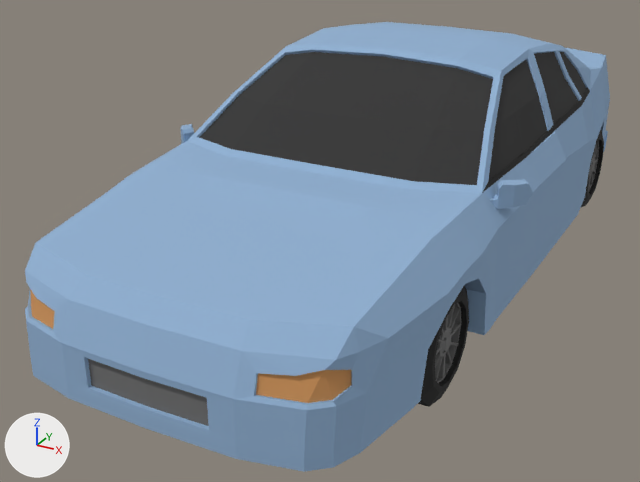
The glTF model www/assets/models/Car.glb as it was, and as the next commit left it.
Rendered twice from a 50 mm lens placed at (1.8, -4.11, 2.04), pointed at (-0.27, -0.36, 0.16). The lights are fixed; the arrows at lower left show +X, +Y and +Z. The picture after the commit comes second. Vertices at exactly the same position are counted once.

The first picture shows 'NormalCar1_BackWheels_Cube.011', 'NormalCar1_Cube.012', 'NormalCar1_FrontLeftWheel_Cube.007'.
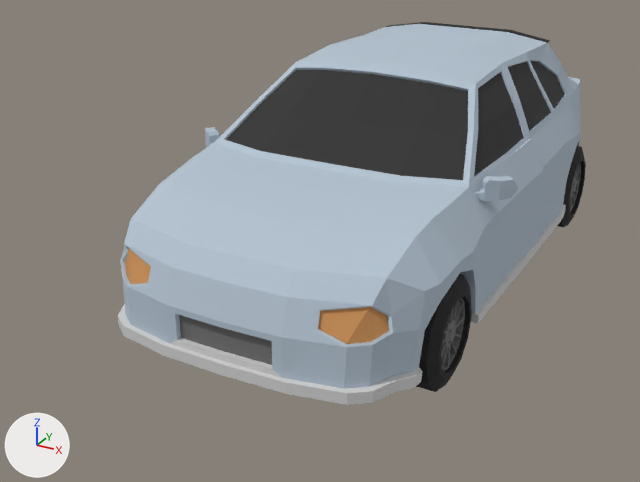
Patch to the scene script:
```diff
--- a/www/assets/models/Car.glb.py
+++ b/www/assets/models/Car.glb.py
@@ me_normalcar1_cube_012_mesh @@
-me_normalcar1_cube_012_mesh.from_pydata(...)  # 643 vertices, 1274 faces; spans x -0.9..0.9, y -2.11..2.11, z 0.17..1.18
-me_normalcar1_cube_012_mesh.materials.append(mat_blue)  # blue #90b0d1
+me_normalcar1_cube_012_mesh.from_pydata(...)  # 726 vertices, 1442 faces; spans x -0.82..0.82, y -1.66..1.65, z 0.14..1.12
+# me_normalcar1_cube_012_mesh part 1: the loose piece of 28 vertices spanning x 0.74..0.9, y -0.8..-0.6, z 0.69..0.8 is moved by (-0.09, 0.08, -0.02), in mat_lightblue (pale blue #b4c3d1)
+# me_normalcar1_cube_012_mesh part 2: the loose piece of 28 vertices spanning x -0.9..-0.74, y -0.8..-0.6, z 0.69..0.8 is moved by (0.09, 0.08, -0.02), in mat_lightblue (pale blue #b4c3d1)
+# me_normalcar1_cube_012_mesh part 3: the loose piece of 587 vertices spanning x -0.85..0.85, y -2.11..2.11, z 0.17..1.18 is rebuilt with 670 vertices and now spans x -0.76..0.76, y -1.66..1.65, z 0.14..1.12
 me_normalcar1_cube_012_mesh.materials.append(mat_windows)
@@ me_normalcar1_cube_012_mesh @@
 me_normalcar1_cube_012_mesh.materials.append(mat_taillights)
+me_normalcar1_cube_012_mesh.materials.append(mat_lightblue)  # pale blue #b4c3d1
+me_normalcar1_cube_012_mesh.materials.append(mat_material_007)  # light grey #d1d1d1
@@ ob_normalcar1_backwheels_cube_011 @@
-ob_normalcar1_backwheels_cube_011 = bpy.data.objects.new('NormalCar1_BackWheels_Cube.011', me_normalcar1_backwheels_cube_011_mesh)
@@ ob_normalcar1_frontleftwheel_cube_007 @@
-ob_normalcar1_frontleftwheel_cube_007 = bpy.data.objects.new('NormalCar1_FrontLeftWheel_Cube.007', me_normalcar1_frontleftwheel_cube_007_mesh)
@@ ob_normalcar2_frontleftwheel_cylinder_015 @@
+ob_normalcar2_frontleftwheel_cylinder_015 = bpy.data.objects.new('NormalCar2_FrontLeftWheel_Cylinder.015', me_normalcar2_frontleftwheel_cylinder_015_mesh)  # 212 vertices, 420 faces; spans x 0.569..0.749, y -1.288..-0.793, z -0.028..0.467; in mat_grey (grey #707070), mat_black (black #1b1b1b)
+ob_normalcar2_frontleftwheel_cylinder_015.location = (0.0, 0.0, 0.0)
@@ ob_normalcar2_backwheels_cylinder_003 @@
+ob_normalcar2_backwheels_cylinder_003 = bpy.data.objects.new('NormalCar2_BackWheels_Cylinder.003', me_normalcar2_backwheels_cylinder_003_mesh)  # 424 vertices, 840 faces; spans x -0.748..0.749, y 0.708..1.203, z -0.028..0.467; in mat_black (black #1b1b1b), mat_grey (grey #707070)
+ob_normalcar2_backwheels_cylinder_003.location = (0.0, 0.0, 0.0)
```

Changed parts and their boxes [x1, y1, x2, y2] in the pictures (640 x 482 px; the box of a moved part takes in the faces that stretch with it):
'NormalCar1_Cube.012', reshaped (21% narrower, 15% shorter): before [25, 22, 610, 472]; after [118, 22, 581, 405]
'NormalCar2_FrontLeftWheel_Cylinder.015', added: after [416, 274, 472, 392]
    faces in mat_black (black #1b1b1b): [416, 274, 472, 392]
    faces in mat_grey (grey #707070): [441, 298, 465, 370]
'NormalCar1_FrontLeftWheel_Cube.007', deleted: before [418, 285, 469, 407]
    faces in mat_black (black #1b1b1b): [418, 285, 469, 407]
    faces in mat_grey (grey #707070): [435, 303, 461, 383]
'NormalCar2_BackWheels_Cylinder.003', added: after [557, 146, 586, 227]
    faces in mat_black (black #1b1b1b): [557, 146, 586, 227]
    faces in mat_grey (grey #707070): [570, 163, 581, 212]
'NormalCar1_BackWheels_Cube.011', deleted: before [581, 130, 604, 207]
    faces in mat_black (black #1b1b1b): [581, 130, 604, 207]
    faces in mat_grey (grey #707070): [588, 142, 599, 190]
part 1 of me_normalcar1_cube_012_mesh, moved or reshaped: before [490, 179, 533, 209]; after [474, 176, 518, 201]
part 2 of me_normalcar1_cube_012_mesh, moved or reshaped: before [180, 124, 194, 144]; after [205, 127, 219, 148]
part 3 of me_normalcar1_cube_012_mesh, rebuilt (21% narrower, 15% shorter): before [25, 22, 610, 472]; after [118, 22, 581, 405]
